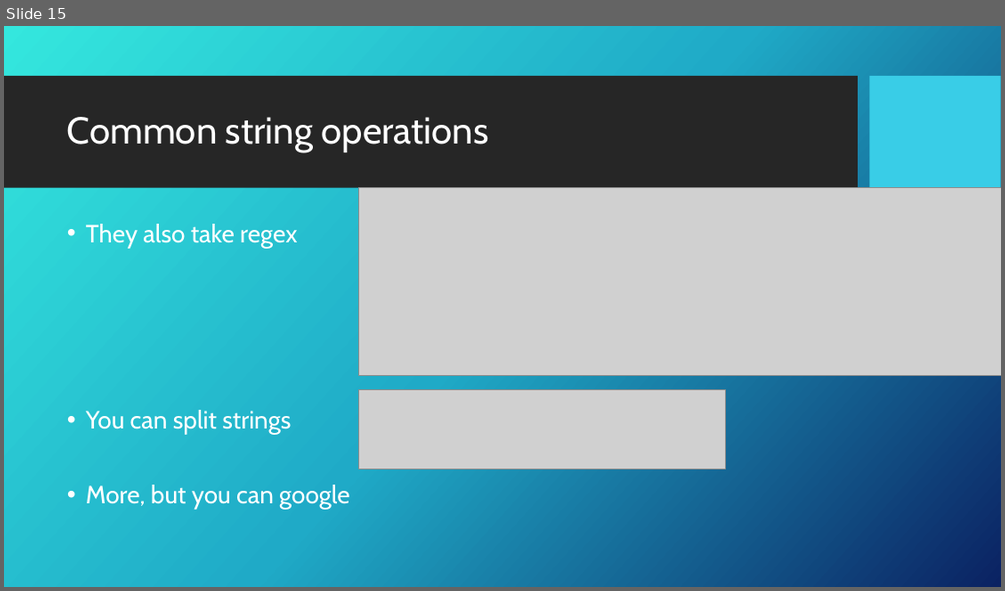
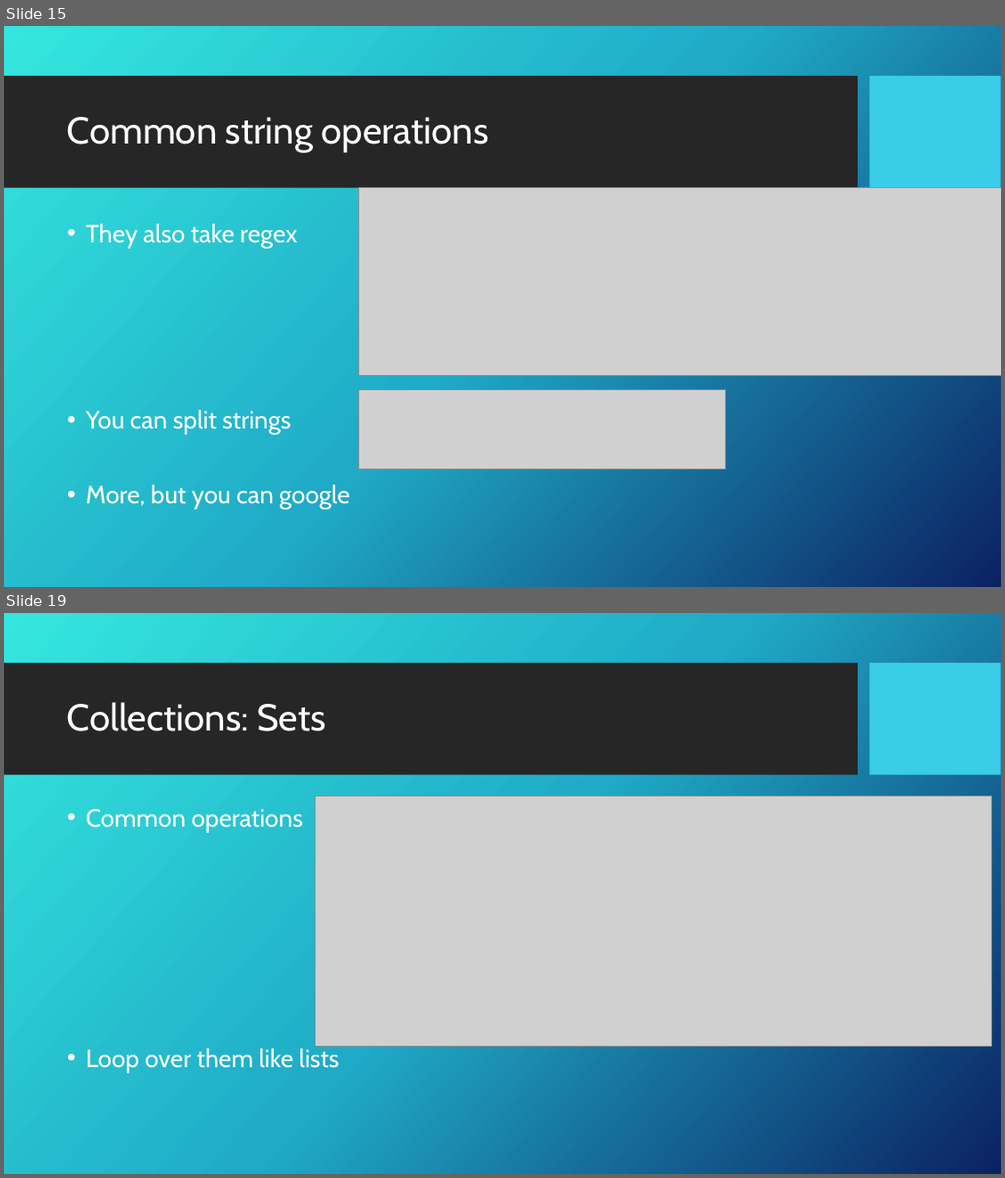
Before and after one commit to GDSC-ADEK/dart-flutter-course, a slide deck: week2/week2_slideshow.pptx. Shown one above the other, each under a label of ours: slide 15 before the commit, slides 15 and 19 after it; the slides between them are not shown. The pictures are 1005x591 and 1005x1178 pixels, drawn with LibreOffice and Linux fonts; fonts in the diff are those of the drawing; grey boxes stand for pictures; background and template pictures are left out. Boxes give left, top, right and bottom in pixels: in the first picture for what was removed or moved away, otherwise in the second. Text is boxed around its words. In the diff, an @@ line names an element or a change of style, - is before the commit and + after.

Commit message:
added content about collections

```diff
--- a/week2/week2_slideshow.pptx
+++ b/week2/week2_slideshow.pptx
@@ slide 19 added at (4,613,1001,1174), background picture (left out); not listed: 2 template elements that a slide beside it also shows @@
@@ title added at (67,702,326,731), 36 pt, text #FFFFFF @@
+Collections: Sets
@@ picture added at (316,796,992,1046) @@
@@ text added at (86,809,339,1072), 24 pt, text #FFFFFF @@
+• Common operations
+• Loop over them like lists
```
Also in this commit, not shown: 4 other slides added, 5 other files.
